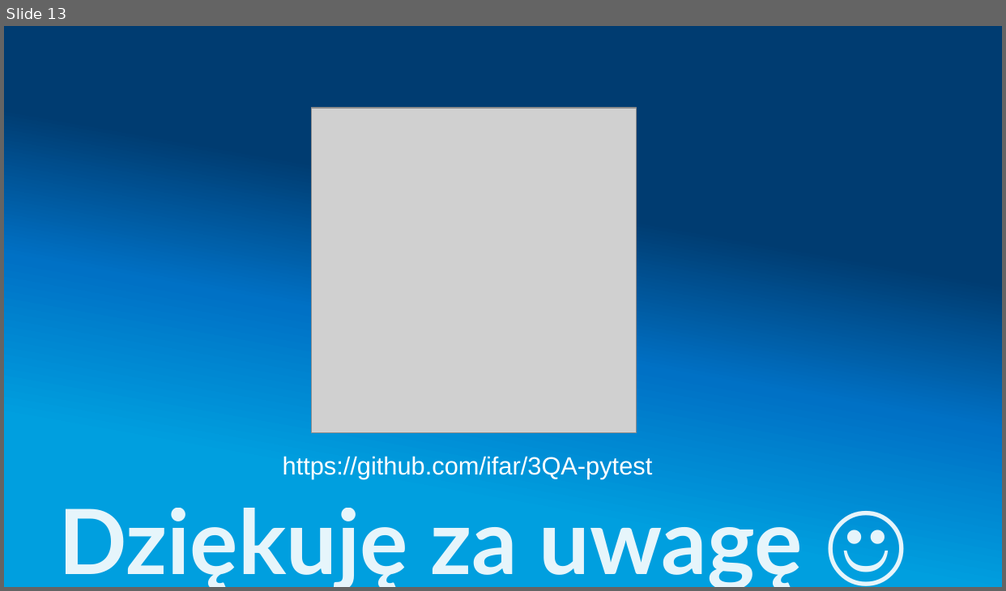
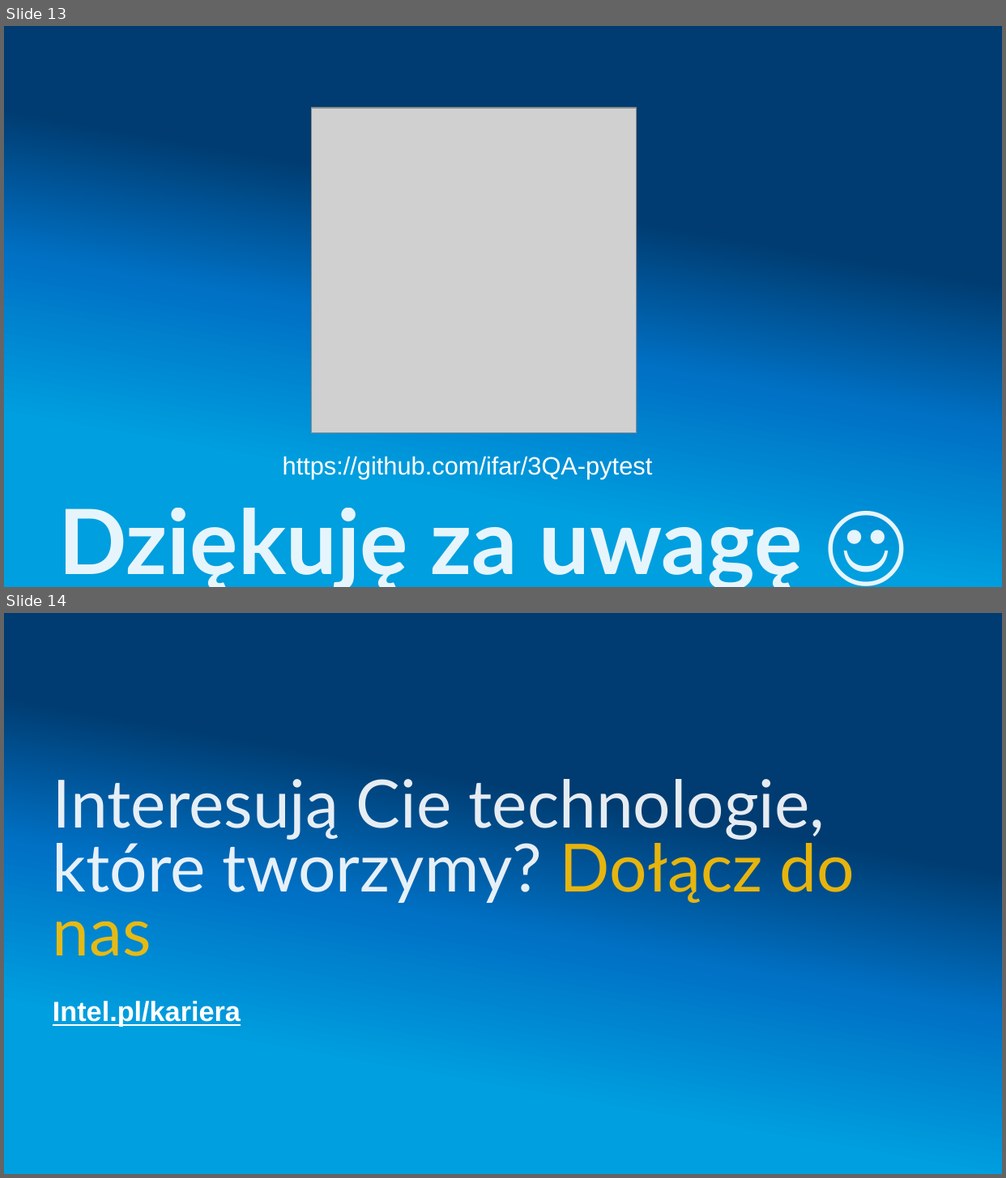
Before and after one commit to ifar/3QA-pytest, a slide deck: pyTest.pptx. Shown one above the other, each under a label of ours: slide 13 before the commit, slides 13 and 14 after it. The pictures are 1006x591 and 1006x1178 pixels, drawn with LibreOffice and Linux fonts; fonts in the diff are those of the drawing; grey boxes stand for pictures; background and template pictures are left out. Boxes give left, top, right and bottom in pixels: in the first picture for what was removed or moved away, otherwise in the second. Text is boxed around its words. In the diff, an @@ line names an element or a change of style, - is before the commit and + after.

Commit message:
Update prezentation

```diff
--- a/pyTest.pptx
+++ b/pyTest.pptx
@@ slide 14 added at box(4, 613, 1002, 1174), background picture (left out) @@
@@ title added at box(53, 770, 855, 956), 48 pt, text #FFFFFF at 90% opacity @@
+Interesują Cie technologie, które tworzymy? Dołącz do nas
@@ subtitle added at box(53, 1001, 241, 1027), 20 pt, text #FFFFFF, bold, underline @@
+Intel.pl/kariera
```
